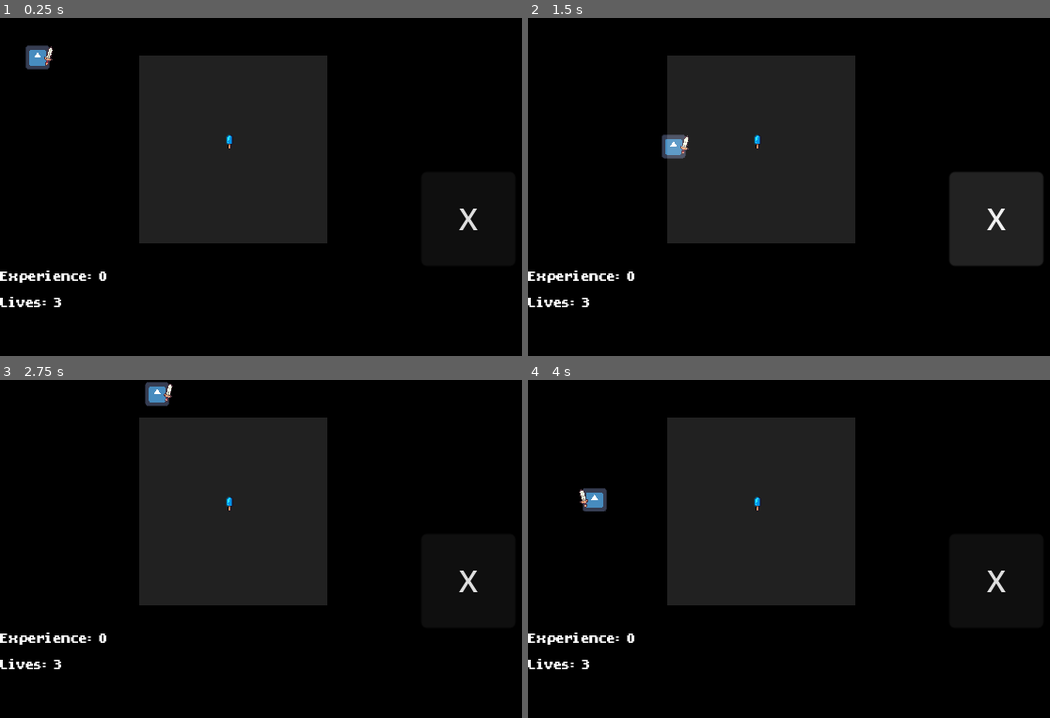
Above: before the commit, frames 1-4 (two rows, left to right).
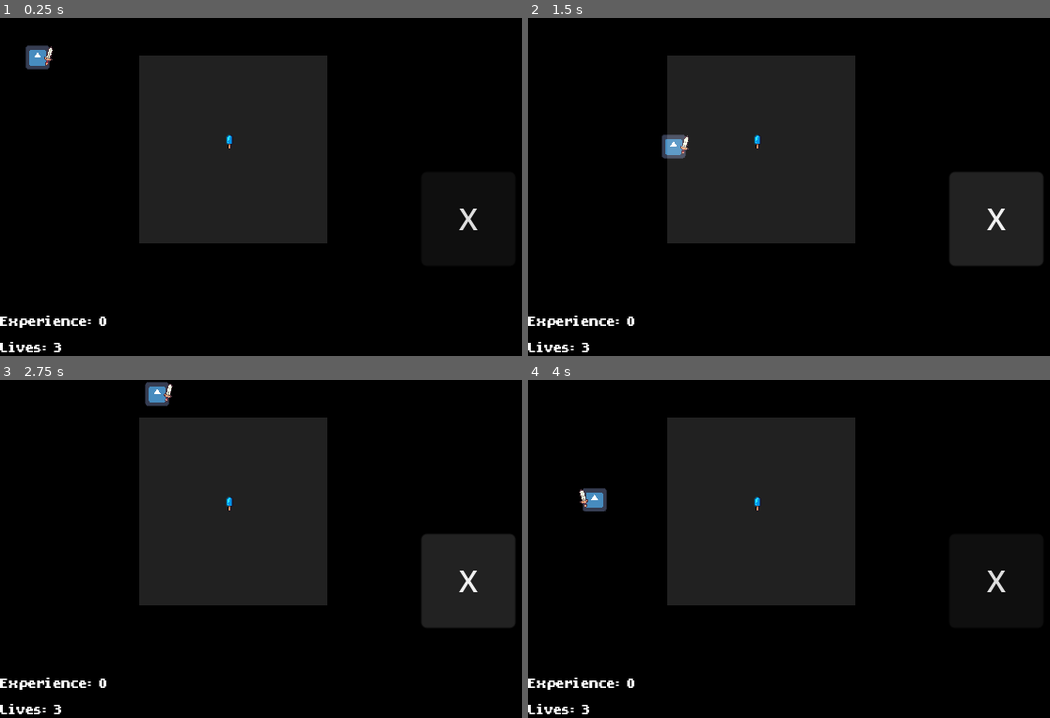
Above: after the commit, the same moments.

Repository: randomnewb/monster-rancher
Game: Godot game, scene res://World/world.tscn
Same seed, same stepped clock (60 frames per second), same inputs: the game is played once before the commit and once after it. The engine's default icon, where the game draws it, is replaced by a stand-in: a white triangle on a blue panel in a dark square.
Inputs (mouse positions are in pixels of both pictures, inside the frame that each line leads up to):
- Up to frame 1 (0.25 s): no input
- Up to frame 2 (1.5 s): tap Enter (ui_accept) at 0.5, 0.77 s; move the mouse to (799, 254) at 0.52 s; press the mouse at (799, 254) at 0.53 s; hold Up (move_up) 0.53-1.25 s; release the mouse at (799, 254) at 1.25 s; click "X" at 1.25 s
- Up to frame 3 (2.75 s): tap Enter (ui_accept) at 2, 2.27 s; move the mouse to (480, 599) at 2.02 s; hold Up (move_up) from 2.03 s (still down); click (480, 599) at 2.1 s
- Up to frame 4 (4 s): move the mouse to (648, 498) at 2.77 s; release Up (move_up) at 2.78 s; press the mouse at (648, 498) at 2.78 s; hold Left (move_left) from 2.78 s (still down); move the mouse to (856, 549) at 3.52 s; release the mouse at (856, 549) at 3.53 s; click (856, 549) at 3.6 s; tap Enter (ui_accept) at 3.77 s

The runs differ from the first frame. In frame 1, 0.9% of the frame differs, in the area x 0-21%, y 74-99%; in frame 2, 0.9%; in frame 3, 0.9%; in frame 4, 0.9%.

Commit message:
inventory system, show collected items on HUD

Diff:
--- a/Player.gd
+++ b/Player.gd
@@ -66,6 +66,7 @@
 func _on_player_mini_game_completed():
 	animation_player.play("swing");
 	await get_tree().create_timer(1.0).timeout;
+	Global.inventory.push_back(Global.reward);
 	interacting_object.queue_free();
 	mini_game_won.emit();
 	animation_player.play("RESET");
--- a/UI/ItemSprite2D.tscn
+++ b/UI/ItemSprite2D.tscn
@@ -2,7 +2,7 @@
 
 [ext_resource type="Texture2D" uid="uid://de7pvikitag5p" path="res://Environment/FoodSheet 16x16.png" id="1_sjmhy"]
 
-[node name="Sprite2D" type="Sprite2D"]
+[node name="Sprite2D" type="Sprite2D" groups=["Items"]]
 scale = Vector2(0.5, 0.5)
 texture = ExtResource("1_sjmhy")
 hframes = 16
--- /dev/null
+++ b/UI/hud.gd
@@ -0,0 +1,10 @@
+extends Control
+
+@onready var ITEM_SPRITE2D_SCENE = preload("res://UI/ItemSprite2D.tscn")
+@onready var inventory_display = $InventoryDisplay
+
+func _on_player_mini_game_won():
+	var item_sprite2d_scene = ITEM_SPRITE2D_SCENE.instantiate();
+	self.add_child.call_deferred(item_sprite2d_scene);
+	item_sprite2d_scene.frame = Global.reward;
+	item_sprite2d_scene.position = Vector2((inventory_display.position.x + (Global.inventory.size() * 5)), inventory_display.position.y);
--- a/UI/hud.tscn
+++ b/UI/hud.tscn
@@ -1,5 +1,6 @@
-[gd_scene load_steps=3 format=3 uid="uid://yh6ycuaaxh26"]
+[gd_scene load_steps=4 format=3 uid="uid://yh6ycuaaxh26"]
 
+[ext_resource type="Script" path="res://UI/hud.gd" id="1_mgfnv"]
 [ext_resource type="LabelSettings" uid="uid://dc1mgk6oqa8o7" path="res://UI/font.tres" id="1_uew1g"]
 [ext_resource type="FontFile" uid="uid://b4ri51f1chn3x" path="res://UI/HopeGold.ttf" id="2_rkjh6"]
 
@@ -8,6 +9,7 @@
 anchors_preset = 0
 offset_right = 40.0
 offset_bottom = 40.0
+script = ExtResource("1_mgfnv")
 
 [node name="ExperienceLabel" type="Label" parent="."]
 layout_mode = 0
@@ -27,24 +29,25 @@
 [node name="GameOverLabel" type="Label" parent="."]
 layout_mode = 0
 offset_left = 102.0
-offset_top = -66.0
+offset_top = -80.0
 offset_right = 149.0
-offset_bottom = -53.0
+offset_bottom = -67.0
 text = "Game Over!"
 label_settings = ExtResource("1_uew1g")
 
 [node name="RestartButton" type="Button" parent="."]
 layout_mode = 0
 offset_left = 74.0
-offset_top = -52.0
+offset_top = -66.0
 offset_right = 174.0
-offset_bottom = -21.0
+offset_bottom = -35.0
 theme_override_fonts/font = ExtResource("2_rkjh6")
 theme_override_font_sizes/font_size = 12
 text = "Restart"
 
 [node name="InventoryDisplay" type="ColorRect" parent="."]
 layout_mode = 0
-offset_top = -20.0
+offset_left = 6.0
+offset_top = -14.0
 offset_right = 320.0
 color = Color(0, 0, 0, 1)
--- a/World/world.gd
+++ b/World/world.gd
@@ -6,6 +6,8 @@
 @onready var player = $Player
 @onready var restart_button = $HUD/RestartButton
 @onready var game_over_label = $HUD/GameOverLabel
+
+@onready var hud = $HUD
 
 var INTERACTABLE_SCENE = preload("res://Environment/interactable.tscn")
 var PLAYER_SCENE = preload("res://Player/player.tscn")
@@ -22,7 +24,6 @@
 	return randi_range(0, (sprite.hframes * sprite.vframes) - 1);
 
 func spawn_interactable():
-#	print(get_spawn_position());
 	var interactable = INTERACTABLE_SCENE.instantiate();
 	var sprite = interactable.find_child("Sprite2D");
 	sprite.frame = get_random_frame(sprite)
@@ -62,17 +63,6 @@
 			Global.extra_lives_counter -= 10.0;
 			lives += 1.0;
 
-@onready var inventory_display = $HUD/InventoryDisplay;
-@onready var ITEM_SPRITE2D_SCENE = preload("res://UI/ItemSprite2D.tscn")
-		# add a Sprite2D that matches the frame from the inventory
-#		var world = get_tree().current_scene;
-#		var item_sprite2d_scene = ITEM_SPRITE2D_SCENE.instantiate();
-#		print(value);
-#		item_sprite2d_scene.frame = value;
-#		inventory_display.add_child(item_sprite2d_scene);
-#		world.add_child.call_deferred(item_sprite2d_scene);
-#		item_sprite2d_scene.position = self.global_position
-
 func _on_player_mini_game_won():
 	experience += 1.0;
 	extra_lives_counter += 1.0;
@@ -96,11 +86,15 @@
 	experience = 0.0;
 	lives = 3.0;
 	extra_lives_counter = 0.0;
+	Global.reward = 0;
+	Global.inventory = [];
 
 	player = PLAYER_SCENE.instantiate();
 	#other_instance.signal_that_other_instance_is_emitting.connect(to_the_current_object_probably._on_currentObject_name_of_signal)
 	player.mini_game_won.connect(self._on_player_mini_game_won);
 	player.failed_mini_game.connect(self._on_player_failed_mini_game);
+	player.mini_game_won.connect(hud._on_player_mini_game_won);
+
 	var world = get_tree().current_scene;
 	world.add_child.call_deferred(player);
 	player.position = Vector2(20,20);
@@ -108,4 +102,7 @@
 	for node in get_tree().get_nodes_in_group("Entities"):
 		node.queue_free();
 
+	for node in get_tree().get_nodes_in_group("Items"):
+		node.queue_free();
+
 	spawn_interactable();
--- a/World/world.tscn
+++ b/World/world.tscn
@@ -40,8 +40,8 @@
 color = Color(1, 1, 1, 0.129412)
 
 [node name="HUD" parent="." instance=ExtResource("4_8ph8d")]
-offset_top = 132.0
-offset_bottom = 172.0
+offset_top = 156.0
+offset_bottom = 180.0
 
 [node name="GameOverLabel" parent="HUD" index="2"]
 visible = false
@@ -55,6 +55,7 @@
 [connection signal="button_down" from="OnScreenControls/Button" to="." method="_on_button_button_down"]
 [connection signal="failed_mini_game" from="Player" to="." method="_on_player_failed_mini_game"]
 [connection signal="mini_game_won" from="Player" to="." method="_on_player_mini_game_won"]
+[connection signal="mini_game_won" from="Player" to="HUD" method="_on_player_mini_game_won"]
 [connection signal="pressed" from="HUD/RestartButton" to="." method="_on_restart_button_pressed"]
 
 [editable path="OnScreenControls"]
